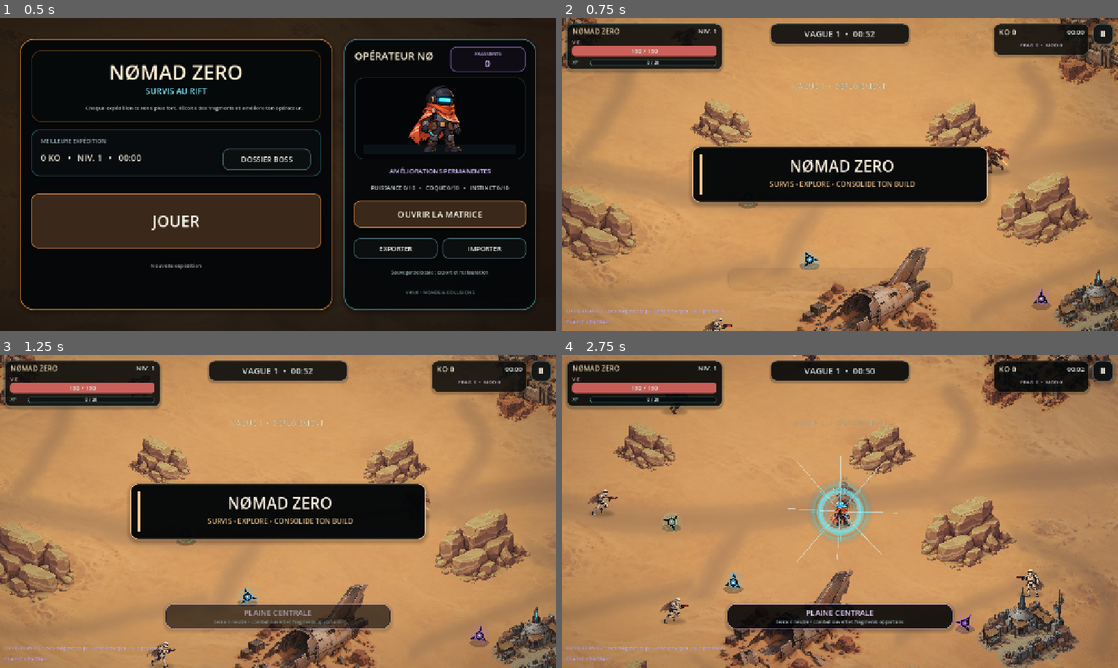
Above: before the commit, frames 1-4 (two rows, left to right).
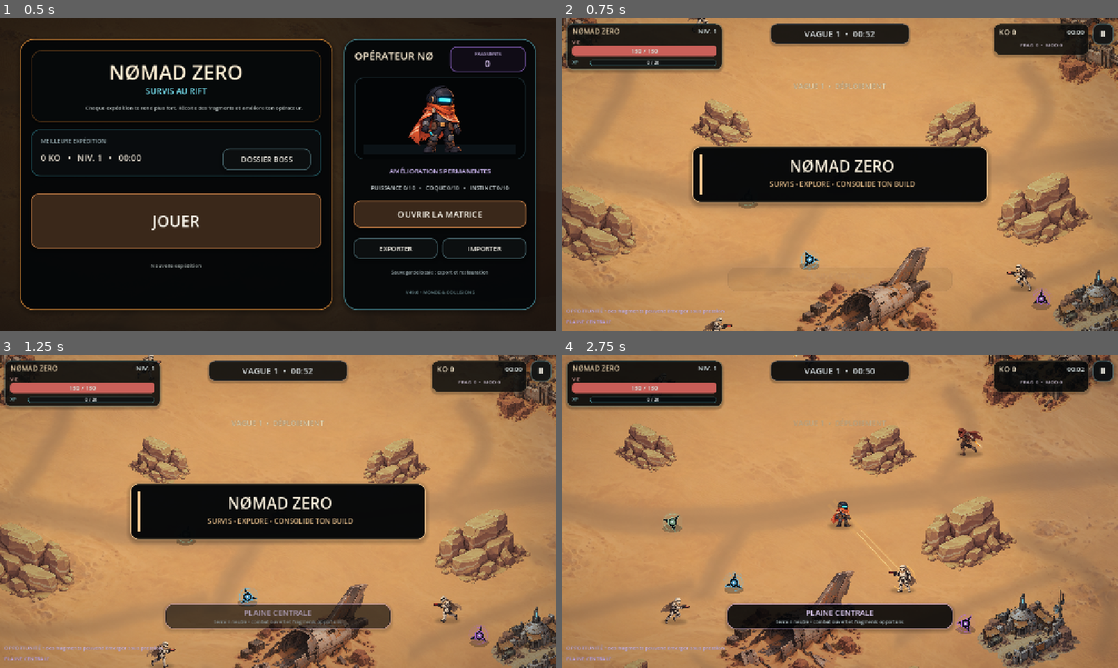
Above: after the commit, the same moments.

Repository: Zorvax-Dev/Nomad-Zero-Dev
Game: Godot game, scene res://Main.tscn
Same seed, same stepped clock (60 frames per second), same inputs: the game is played once before the commit and once after it.
Inputs (mouse positions are in pixels of both pictures, inside the frame that each line leads up to):
- Up to frame 1 (0.5 s): no input
- Up to frame 2 (0.75 s): click "JOUER" at 0.5 s
- Up to frame 3 (1.25 s): no input
- Up to frame 4 (2.75 s): move the mouse to (962, 495) at 1.27 s; hold D (move_right) 1.28-2 s; tap Q at 1.35 s; click (962, 495) at 1.42 s; drag from (728, 527) to (812, 574) at 2.02 s

Frame 1 is identical in both runs. In frame 2, 0.5% of the frame differs, in the area x 22-86%, y 0-88%; in frame 3, 0.3%; in frame 4, 6.4%, in the area x 4-99%, y 0-100%.

Commit message:
Rebuild: bind WreckSouth sprite and blocking volumes

Diff:
--- a/scripts/world.gd
+++ b/scripts/world.gd
@@ -48,7 +48,12 @@
 		{"offset": Vector2(-195.0, 20.0), "radius": Vector2(95.0, 90.0)},
 		{"offset": Vector2(160.0, -50.0), "radius": Vector2(120.0, 115.0)},
 	])
-	_add_decor("WreckSouth", WRECK_TEXTURE, Vector2(1620.0, 1485.0), 0.538828, false)
+	_add_blocking_decor("WreckSouth", WRECK_TEXTURE, Vector2(1620.0, 1485.0), 0.538828, false, [
+		{"offset": Vector2(-20.0, 25.0), "radius": Vector2(295.0, 128.0)},
+		{"offset": Vector2(140.0, -120.0), "radius": Vector2(110.0, 105.0)},
+		{"offset": Vector2(-300.0, -15.0), "radius": Vector2(90.0, 70.0)},
+		{"offset": Vector2(250.0, 25.0), "radius": Vector2(92.0, 70.0)},
+	])
 	_add_decor("OutpostSouthEast", OUTPOST_TEXTURE, Vector2(2460.0, 1480.0), 0.37, true)
 	_add_decor("RockWest", ROCK_TEXTURE, Vector2(650.0, 1205.0), 0.52, false)
 	_add_decor("RockEast", ROCK_TEXTURE_MIRROR, Vector2(2250.0, 1150.0), 0.49, false)
@@ -135,11 +140,7 @@
 	_blockers.clear()
 	# North-west camp : collisions désormais attachées directement au sprite.
 	# North-east refinery : collisions attachées au sprite.
-	# South wreck and debris
-	_add_ellipse(Vector2(1600.0, 1510.0), Vector2(295.0, 128.0))
-	_add_ellipse(Vector2(1760.0, 1365.0), Vector2(110.0, 105.0))
-	_add_ellipse(Vector2(1320.0, 1470.0), Vector2(90.0, 70.0))
-	_add_ellipse(Vector2(1870.0, 1510.0), Vector2(92.0, 70.0))
+	# South wreck : collisions attachées au sprite.
 	# South-east camp
 	_add_ellipse(Vector2(2460.0, 1515.0), Vector2(185.0, 126.0))
 	# Rock groups around the central lanes
